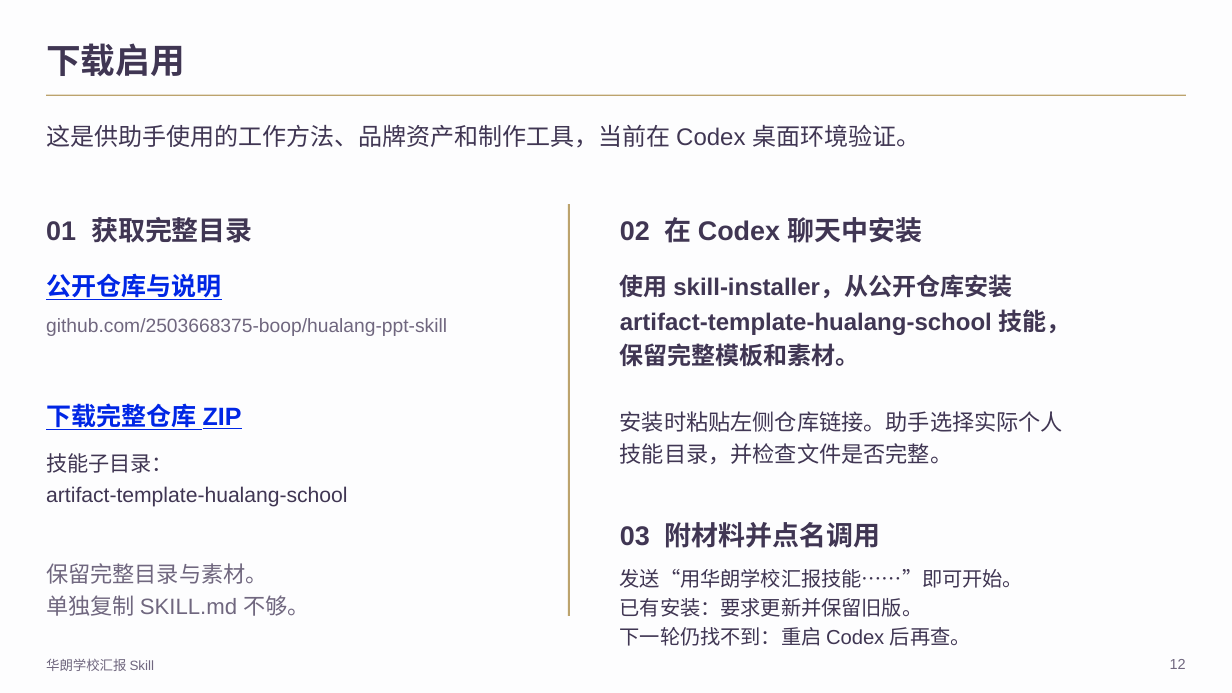
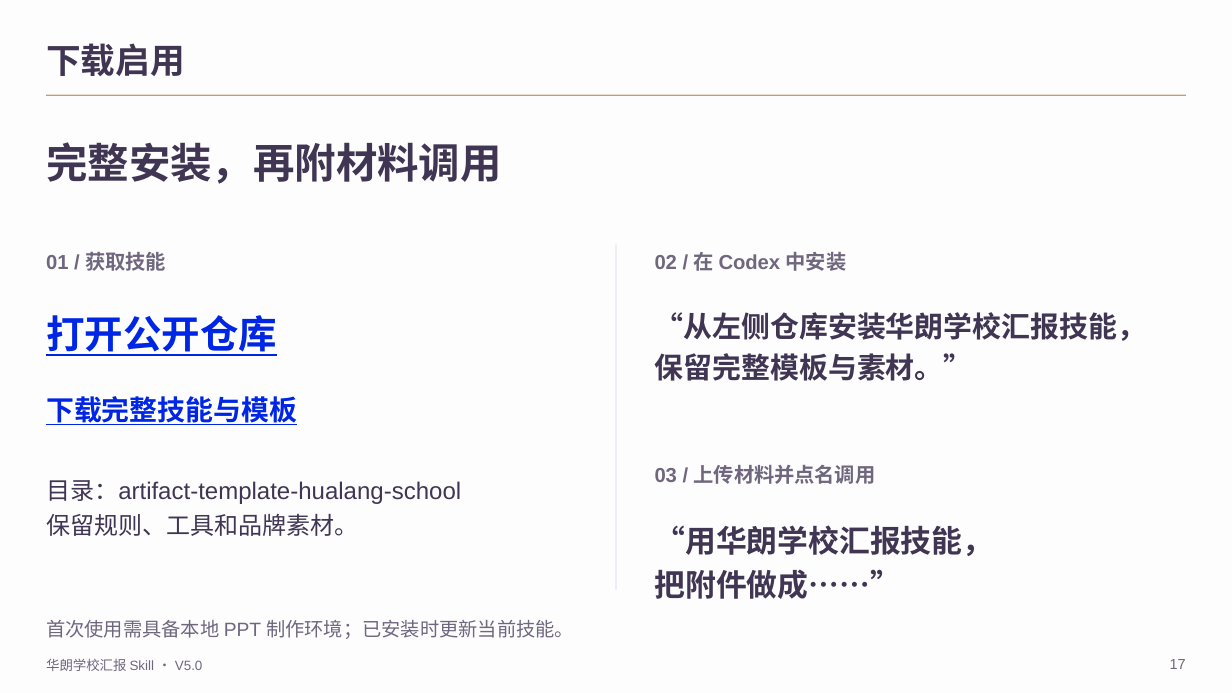
Before and after one commit to 2503668375-boop/hualang-ppt-skill, a slide deck: slide 17 of demo/hualang-skill-introduction.pptx (slide 12 before the commit). Drawn at 1232x693 pixels with LibreOffice and Linux fonts; fonts in the diff are those of the drawing; background and template pictures are left out. Boxes give left, top, right and bottom in pixels: in the first picture for what was removed or moved away, otherwise in the second. Text is boxed around its words. In the diff, an @@ line names an element or a change of style, - is before the commit and + after.

Commit message:
重构华朗V5学科编排、答案揭示与家长招生图文

```diff
--- a/demo/hualang-skill-introduction.pptx
+++ b/demo/hualang-skill-introduction.pptx
@@ text removed at (x1=46, y1=124, x2=920, y2=147) @@
-这是供助手使用的工作方法、品牌资产和制作工具，当前在 Codex 桌面环境验证。
@@ text added at (x1=46, y1=142, x2=502, y2=184), 32.2 pt, text #403653, bold @@
+完整安装，再附材料调用
@@ text at (x1=46, y1=252, x2=166, y2=271): text changed; size 21 to 15.8 pt; text colour #403653 to #70677F @@
-01 获取完整目录
+01 / 获取技能
@@ line moved from (569, 204) - (569, 616) to (616, 245) - (616, 591) @@
@@ line (616, 245) - (616, 591): stroke #BCA36D 1.5 pt to #DAD4E2 0.75 pt @@
@@ text at (x1=655, y1=252, x2=847, y2=271): text changed; size 21 to 15.8 pt; text colour #403653 to #70677F @@
-02 在 Codex 聊天中安装
+02 / 在 Codex 中安装
@@ text at (x1=46, y1=315, x2=277, y2=356): text changed; size 19.5 to 30 pt @@
-公开仓库与说明
+打开公开仓库
@@ text removed at (x1=46, y1=318, x2=447, y2=336) @@
-github.com/2503668375-boop/hualang-ppt-skill
@@ text at (x1=655, y1=312, x2=1147, y2=381): text changed; size 18.8 to 22.5 pt; font Arial to Noto Sans CJK SC @@
-使用 skill-installer，从公开仓库安装
-artifact-template-hualang-school 技能，
-保留完整模板和素材。
+“从左侧仓库安装华朗学校汇报技能，
+保留完整模板与素材。”
@@ text at (x1=46, y1=396, x2=297, y2=425): text changed; size 19.5 to 21.8 pt @@
-下载完整仓库 ZIP
+下载完整技能与模板
@@ text removed at (x1=620, y1=411, x2=1063, y2=464) @@
-安装时粘贴左侧仓库链接。助手选择实际个人
-技能目录，并检查文件是否完整。
@@ text at (x1=655, y1=465, x2=876, y2=484): text changed; size 21 to 15.8 pt; text colour #403653 to #70677F @@
-03 附材料并点名调用
+03 / 上传材料并点名调用
@@ text at (x1=46, y1=480, x2=461, y2=536): text changed; size 16.5 to 18.8 pt @@
-技能子目录：
-artifact-template-hualang-school
+目录：artifact-template-hualang-school
+保留规则、工具和品牌素材。
@@ text at (x1=655, y1=525, x2=994, y2=599): text changed; size 15.8 to 24 pt; bold on @@
-发送“用华朗学校汇报技能……”即可开始。
-已有安装：要求更新并保留旧版。
-下一轮仍找不到：重启 Codex 后再查。
+“用华朗学校汇报技能，
+把附件做成……”
@@ text removed at (x1=46, y1=563, x2=310, y2=616) @@
-保留完整目录与素材。
-单独复制 SKILL.md 不够。
@@ text added at (x1=46, y1=620, x2=574, y2=639), 15 pt, text #70677F @@
+首次使用需具备本地 PPT 制作环境；已安装时更新当前技能。
@@ text at (x1=46, y1=659, x2=203, y2=671): text changed; font Noto Sans CJK SC to Arial @@
-华朗学校汇报 Skill
+华朗学校汇报 Skill · V5.0
@@ text at (x1=1170, y1=659, x2=1186, y2=669): text changed @@
-12
+17
```
Also in this commit, not shown: 3 other slides changed, 14 slides added, 9 slides removed, 32 other files.
